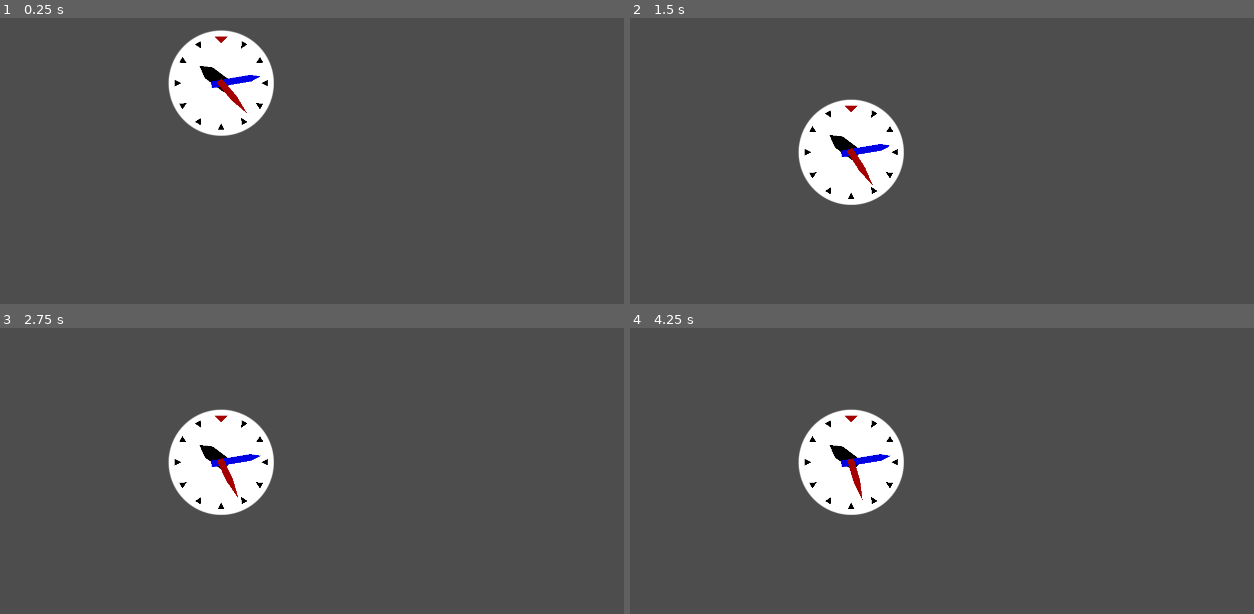
Above: before the commit, frames 1-4 (two rows, left to right).
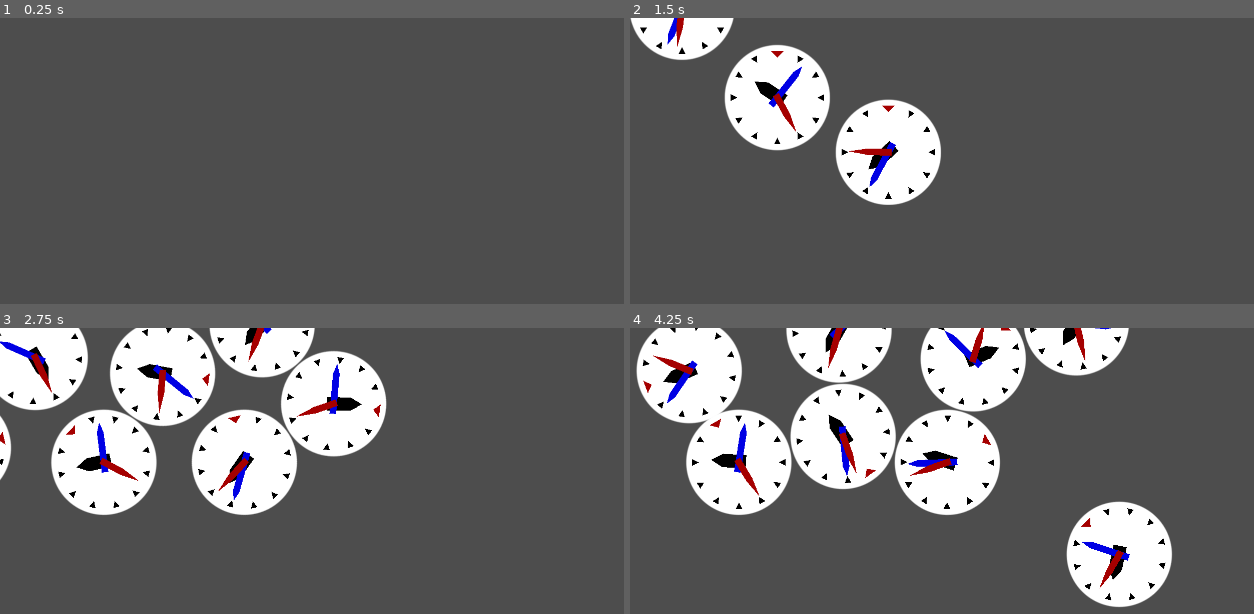
Above: after the commit, the same moments.

Repository: lcrol77/godot-coding-challenges
Game: Godot game, scene res://main.tscn
The game is run twice, just before and just after one commit, with the same random seed, the same clock (stepped at 60 frames per second) and the same inputs.
Inputs:
- Up to frame 1 (0.25 s): no input
- Up to frame 2 (1.5 s): no input
- Up to frame 3 (2.75 s): no input
- Up to frame 4 (4.25 s): no input

The runs differ from the first frame. In frame 1, 4.9% of the frame differs, in the area x 26-44%, y 4-42%; in frame 2, 12%; in frame 3, 25%; in frame 4, 32%, in the area x 0-87%, y 0-98%.

Commit message:
added falling clocks + some randomization

Diff:
--- a/catlike-coding-2d-clock/clock/clock.gd
+++ b/catlike-coding-2d-clock/clock/clock.gd
@@ -9,7 +9,6 @@
 @export_range(0,11) var start_hour := 0
 @export_range(0,59) var start_min := 0
 @export_range(0,59) var start_sec := 0
-
 
 @onready var hour_arm: Polygon2D = $HourArm
 @onready var minute_arm: Polygon2D = $MinuteArm
--- a/catlike-coding-2d-clock/main.gd
+++ b/catlike-coding-2d-clock/main.gd
@@ -2,16 +2,12 @@
 
 @export var clock_prefab: PackedScene = preload("res://clock/clock.tscn")
 @export var clock_radius := 128.0
+@export_group("Clock Instances")
+@export var time_scale_min := -10.0
+@export var time_scale_max := 10.0
 
 func _ready() -> void:
 	var window_size := get_window().size
-	print(window_size)
-	var clock := clock_prefab.instantiate() as Node2D
-	clock.position = Vector2(
-			randf_range(clock_radius, get_window().size.x - clock_radius),
-			clock_radius
-	)
-	add_child(clock)
 	($Bottom as Node2D).position.y = window_size.y + 2.0 * clock_radius
 	var ground := $Ground as Node2D
 	ground.position = Vector2(
@@ -22,3 +18,15 @@
 
 func _on_bottom_body_entered(body):
 	body.queue_free()
+
+func _on_spawn_timer_timeout() -> void:
+	var window_size := get_window().size
+	print(window_size)
+	var clock := clock_prefab.instantiate() as Clock
+	clock.start_time = Clock.StartTimeMode.RANDOM_TIME
+	clock.time_scale = randf_range(time_scale_min, time_scale_max)
+	clock.position = Vector2(
+			randf_range(clock_radius, get_window().size.x - clock_radius),
+			-3.0 * clock_radius
+	)
+	add_child(clock)
--- a/catlike-coding-2d-clock/main.tscn
+++ b/catlike-coding-2d-clock/main.tscn
@@ -20,4 +20,9 @@
 [node name="CollisionShape2D" type="CollisionShape2D" parent="Ground"]
 shape = SubResource("RectangleShape2D_ig7tw")
 
+[node name="SpawnTimer" type="Timer" parent="."]
+wait_time = 0.2
+autostart = true
+
 [connection signal="body_entered" from="Bottom" to="." method="_on_bottom_body_entered"]
+[connection signal="timeout" from="SpawnTimer" to="." method="_on_spawn_timer_timeout"]
